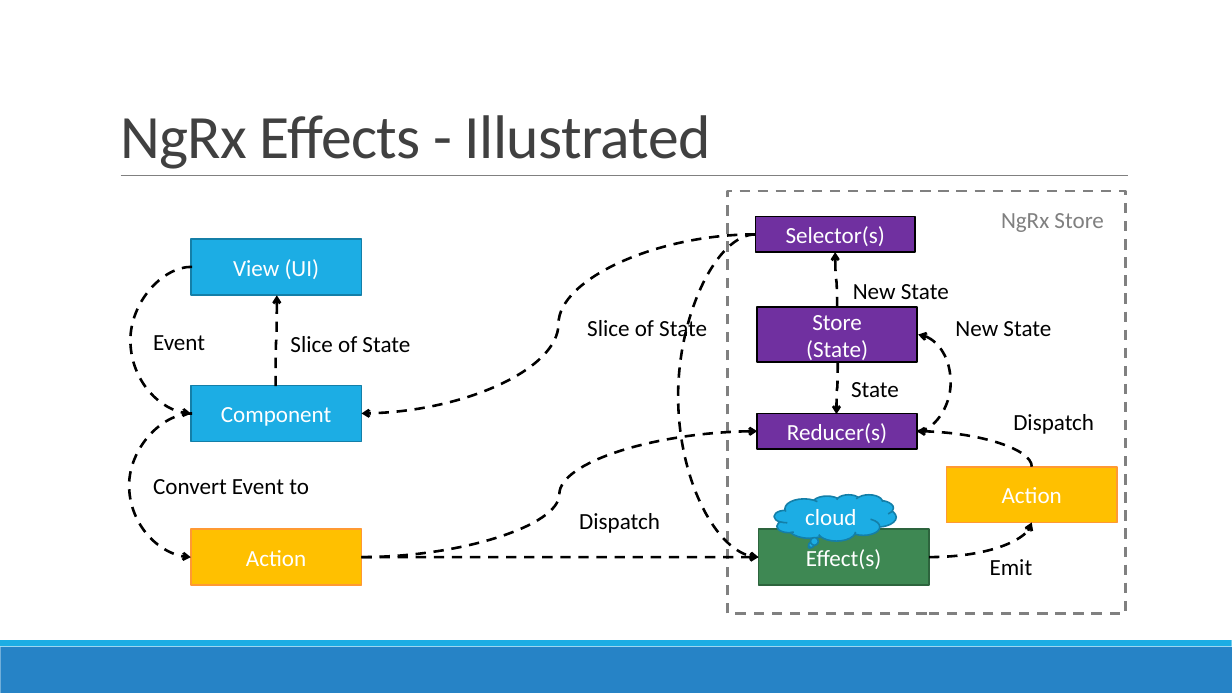
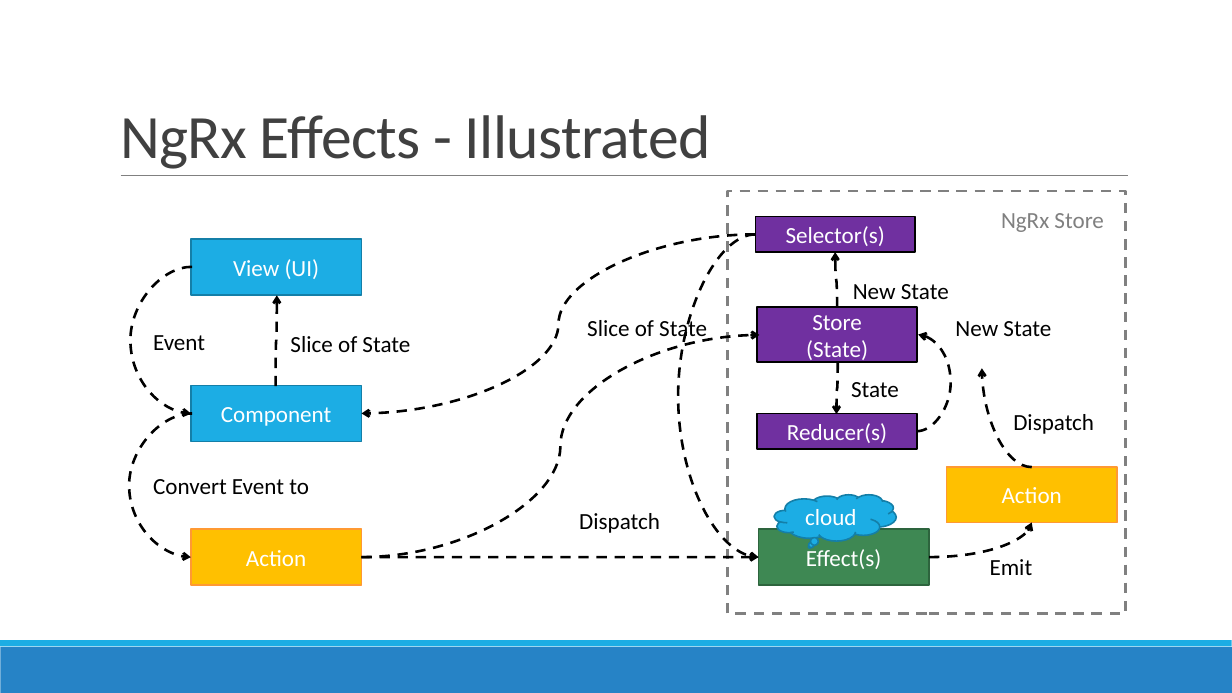
Before and after one commit to AGiorgetti/ngrx101, a slide deck: slide 24 of ReactiveProgramming_ngrx.pptx (slide 22 before the commit). Drawn at 1232x693 pixels with LibreOffice and Linux fonts; fonts in the diff are those of the drawing. Boxes give left, top, right and bottom in pixels: in the first picture for what was removed or moved away, otherwise in the second. Text is boxed around its words. In the diff, an @@ line names an element or a change of style, - is before the commit and + after.

```diff
--- a/ReactiveProgramming_ngrx.pptx
+++ b/ReactiveProgramming_ngrx.pptx
@@ curved arrow moved from (361, 557) - (758, 432) to (361, 557) - (760, 335) @@
@@ curved arrow moved from (1032, 467) - (917, 432) to (1032, 468) - (982, 369) @@
```
Also in this commit, not shown: 16 other slides changed, 4 slides added, 5 other files.
